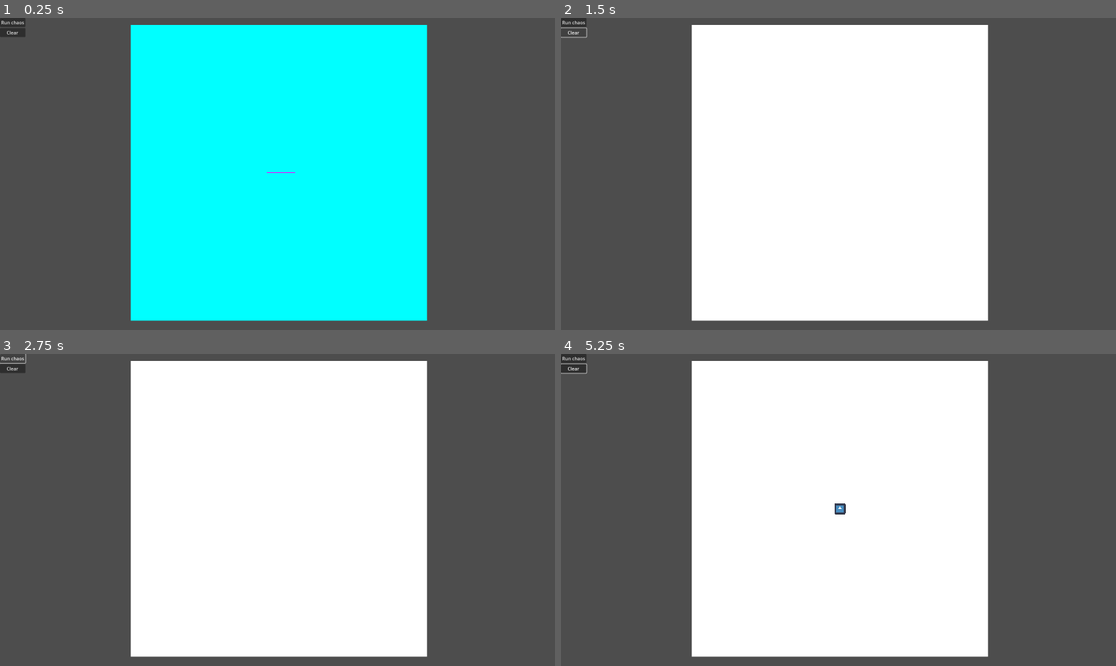
Above: before the commit, frames 1-4 (two rows, left to right).
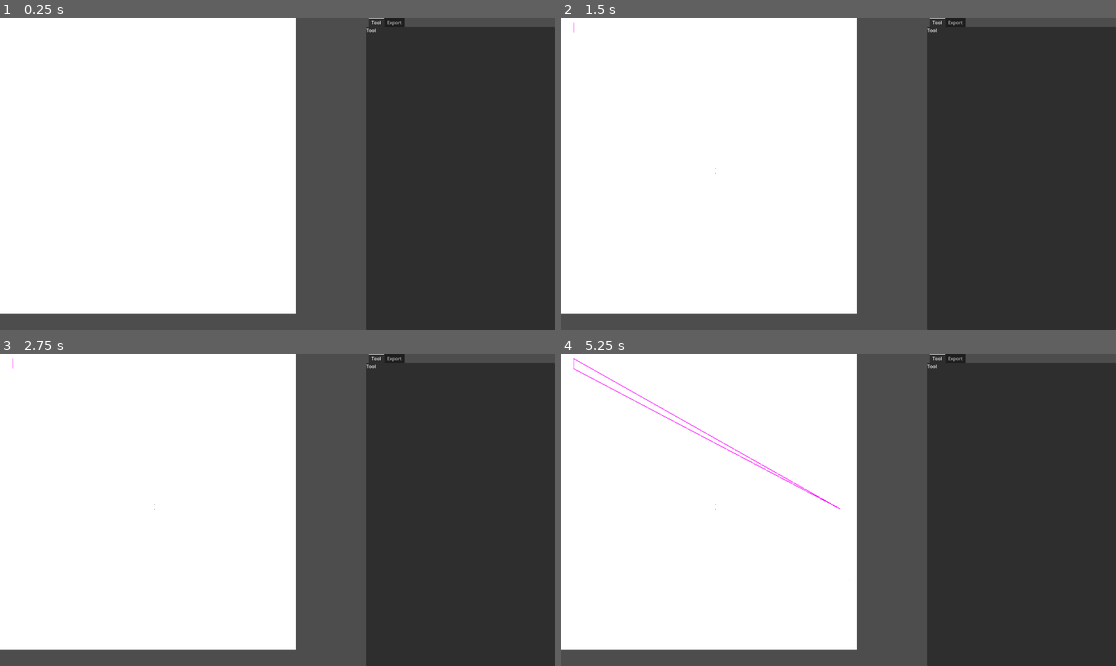
Above: after the commit, the same moments.

Repository: VojtaStruhar/chaos-game
Game: Godot game, scene res://main.tscn
The game is run twice, just before and just after one commit, with the same random seed, the same clock (stepped at 60 frames per second) and the same inputs. Before the commit the project starts from res://demo.tscn. The engine's default icon, where the game draws it, is replaced by a stand-in: a white triangle on a blue panel in a dark square.
Inputs (mouse positions are in pixels of both pictures, inside the frame that each line leads up to):
- Up to frame 1 (0.25 s): no input
- Up to frame 2 (1.5 s): click (572, 21) at 0.5 s, where only the run before the commit has a clickable "Run chaos"; click (572, 33) at 1.25 s, where only the run before the commit has a clickable "Clear"
- Up to frame 3 (2.75 s): click (11, 357) at 2 s, where only the run before the commit has a clickable "Run chaos"
- Up to frame 4 (5.25 s): click (572, 369) at 2.75 s, where only the run before the commit has a clickable "Clear"; click (572, 357) at 3.5 s, where only the run before the commit has a clickable "Run chaos"; click (572, 369) at 4.25 s, where only the run before the commit has a clickable "Clear"; tap Enter at 5 s; move the mouse to (838, 510) at 5.02 s; click (838, 510) at 5.1 s

The runs differ from the first frame. In frame 1, 97% of the frame differs, in the area x 0-100%, y 0-100%; in frame 2, 69%; in frame 3, 69%; in frame 4, 69%.

Commit message:
Create new main tool scene

Diff:
--- a/MouseDetect.gd
+++ b/MouseDetect.gd
@@ -4,7 +4,13 @@
 
 var mouse_in: bool = false
 
-signal point_added(Vector2)
+signal on_add_point(Vector2)
+
+
+func _ready() -> void:
+	mouse_entered.connect(func(): mouse_in = true)
+	mouse_exited.connect(func(): mouse_in = false)
+
 
 func _process(delta: float) -> void:
 	if mouse_in and Input.is_action_just_pressed("place_point"):
@@ -13,12 +19,9 @@
 		var rect_global_position = collision_shape.global_position + rect.position
 		var relative_position = (mpos - rect_global_position) / rect.size
 
-		point_added.emit(relative_position)
+		on_add_point.emit(relative_position)
 
 
-func _on_mouse_entered() -> void:
-	mouse_in = true
-
-
-func _on_mouse_exited() -> void:
-	mouse_in = false
+func set_size(size: int) -> void:
+	var rect = collision_shape.shape as RectangleShape2D
+	rect.size = Vector2(size, size)
--- /dev/null
+++ b/chaos_preset.gd
@@ -0,0 +1,16 @@
+class_name ChaosPreset extends Resource
+
+## Name of this particular preset.
+@export var name: String = "New ChaosPreset"
+
+@export var canvas_size: int = 1024
+
+## How far to a vertex should the chaos game go. Typically below 1, but can also go higher.
+@export var ratio: float = 0.5
+
+## Vertices on the canvas. Format: [-1,-1] is topleft and [1,1] bottom right. [0,0] is right in the
+## middle of the chaos game image.
+@export var points: Array[Vector2] = []
+
+
+@export var background_color: Color = Color.WHITE
--- a/demo.gd
+++ b/demo.gd
@@ -16,7 +16,7 @@
 
 
 func _ready() -> void:
-	mouse_detect.point_added.connect(add_point)
+	mouse_detect.on_add_point.connect(add_point)
 
 	image = Image.create(canvas_size, canvas_size, false, Image.FORMAT_RGBA8)
 	image.fill(Color.AQUA)
--- /dev/null
+++ b/main.gd
@@ -0,0 +1,36 @@
+extends Node2D
+
+@onready var game_sprite: Sprite2D = %Game
+var game_texture: ImageTexture
+var game_image: Image
+
+@onready var mouse_detect: MouseDetect = %MouseDetect
+@onready var helper_line: Line2D = %Game/HelperLine
+
+
+@export var preset: ChaosPreset = null
+
+
+func _ready() -> void:
+	if preset == null:
+		preset = ChaosPreset.new()
+
+	game_image = Image.create(preset.canvas_size, preset.canvas_size, false, Image.FORMAT_RGBA8)
+	game_image.fill(preset.background_color)
+
+	game_texture = ImageTexture.create_from_image(game_image)
+	game_sprite.texture = game_texture
+
+	mouse_detect.set_size(preset.canvas_size)
+	mouse_detect.on_add_point.connect(add_point)
+
+func add_point(uv_coords: Vector2) -> void:
+	preset.points.append(uv_coords)
+
+	var ic = (uv_coords + Vector2.ONE) * floori(preset.canvas_size / 2)
+	print(uv_coords, " -> ", ic)
+
+	game_image.set_pixelv(ic, Color.BLACK)
+	game_texture.update(game_image)
+
+	helper_line.add_point((uv_coords * preset.canvas_size) - game_sprite.global_position)
--- /dev/null
+++ b/main.tscn
@@ -0,0 +1,64 @@
+[gd_scene load_steps=4 format=3 uid="uid://c4atwge0pv80"]
+
+[ext_resource type="Script" path="res://main.gd" id="1_gnx52"]
+[ext_resource type="Script" path="res://MouseDetect.gd" id="2_6dac1"]
+
+[sub_resource type="RectangleShape2D" id="RectangleShape2D_vicio"]
+
+[node name="Main" type="Node2D"]
+script = ExtResource("1_gnx52")
+
+[node name="CanvasLayer" type="CanvasLayer" parent="."]
+
+[node name="SidePanel" type="Control" parent="CanvasLayer"]
+layout_mode = 3
+anchor_left = 0.66
+anchor_right = 1.0
+anchor_bottom = 1.0
+grow_horizontal = 0
+grow_vertical = 2
+
+[node name="TabContainer" type="TabContainer" parent="CanvasLayer/SidePanel"]
+layout_mode = 1
+anchors_preset = 15
+anchor_right = 1.0
+anchor_bottom = 1.0
+grow_horizontal = 2
+grow_vertical = 2
+
+[node name="Tool" type="MarginContainer" parent="CanvasLayer/SidePanel/TabContainer"]
+layout_mode = 2
+
+[node name="VBoxContainer" type="VBoxContainer" parent="CanvasLayer/SidePanel/TabContainer/Tool"]
+layout_mode = 2
+
+[node name="Label" type="Label" parent="CanvasLayer/SidePanel/TabContainer/Tool/VBoxContainer"]
+layout_mode = 2
+text = "Tool"
+
+[node name="Export" type="MarginContainer" parent="CanvasLayer/SidePanel/TabContainer"]
+visible = false
+layout_mode = 2
+
+[node name="VBoxContainer" type="VBoxContainer" parent="CanvasLayer/SidePanel/TabContainer/Export"]
+layout_mode = 2
+
+[node name="Label" type="Label" parent="CanvasLayer/SidePanel/TabContainer/Export/VBoxContainer"]
+layout_mode = 2
+text = "Export tab"
+
+[node name="Game" type="Sprite2D" parent="."]
+unique_name_in_owner = true
+position = Vector2(512, 512)
+
+[node name="MouseDetect" type="Area2D" parent="Game"]
+unique_name_in_owner = true
+script = ExtResource("2_6dac1")
+
+[node name="CollisionShape2D" type="CollisionShape2D" parent="Game/MouseDetect"]
+shape = SubResource("RectangleShape2D_vicio")
+
+[node name="HelperLine" type="Line2D" parent="Game"]
+closed = true
+width = 2.0
+default_color = Color(1, 0, 1, 1)
--- a/project.godot
+++ b/project.godot
@@ -11,7 +11,7 @@
 [application]
 
 config/name="Chaos Game"
-run/main_scene="res://demo.tscn"
+run/main_scene="res://main.tscn"
 config/features=PackedStringArray("4.2", "Forward Plus")
 config/icon="res://icon.svg"
 
